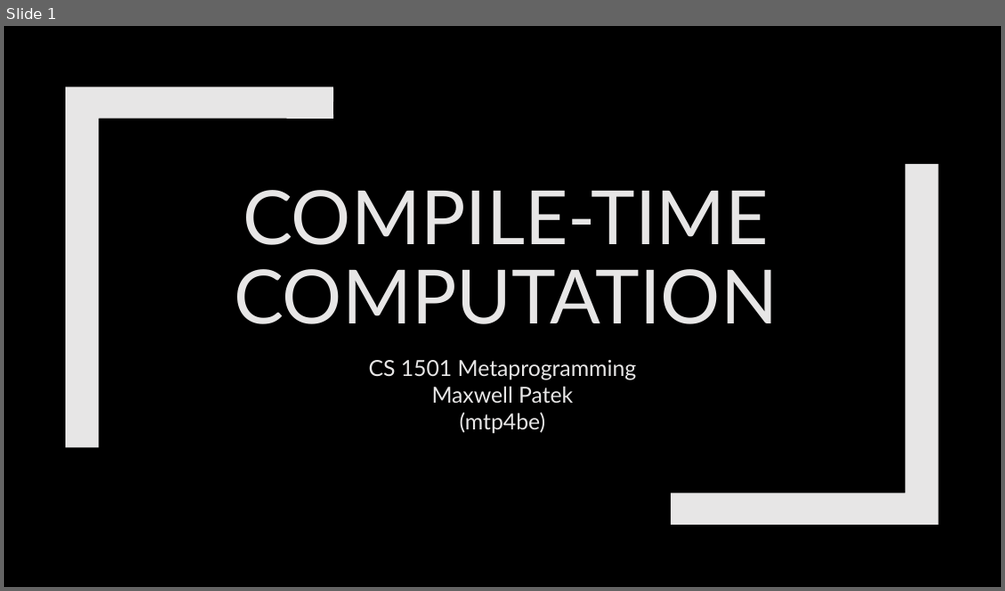
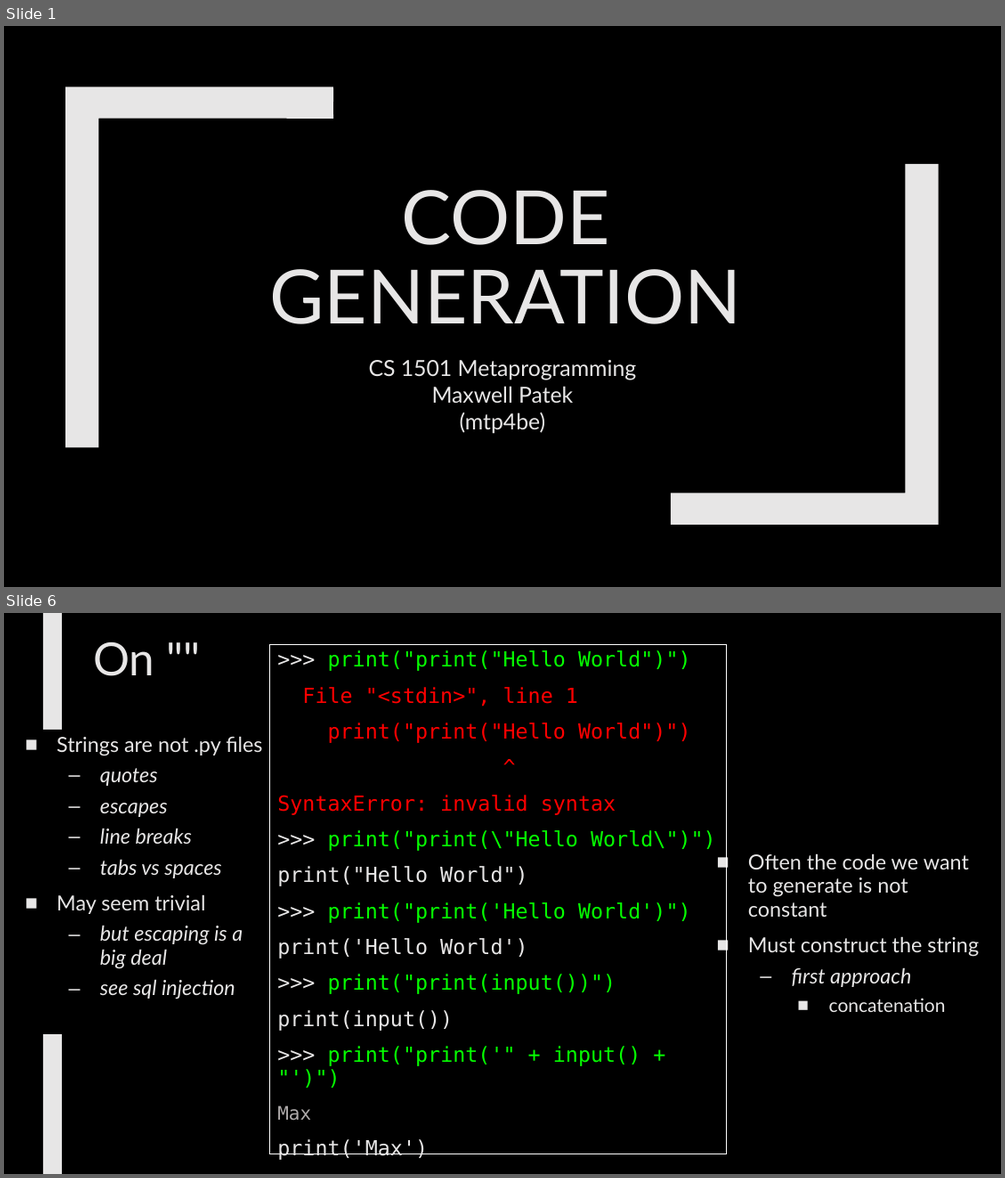
Before and after one commit to max7patek/metaprogramming, a slide deck: slides/09-CodeGeneration.pptx. Shown one above the other, each under a label of ours: slide 1 before the commit, slides 1 and 6 after it; the slides between them are not shown. The pictures are 1005x591 and 1005x1178 pixels, drawn with LibreOffice and Linux fonts; fonts in the diff are those of the drawing. Boxes give left, top, right and bottom in pixels: in the first picture for what was removed or moved away, otherwise in the second. Text is boxed around its words. In the diff, an @@ line names an element or a change of style, - is before the commit and + after.

Commit message:
Code Generation

```diff
--- a/slides/09-CodeGeneration.pptx
+++ b/slides/09-CodeGeneration.pptx
@@ slide 6 added at (x1=4, y1=613, x2=1001, y2=1174), background #000000 @@
@@ rectangle added at (x1=43, y1=613, x2=62, y2=1174), fill #E7E6E6 @@
@@ title added at (x1=93, y1=642, x2=154, y2=676), 44 pt, text #E7E6E6 @@
+On ""
@@ rectangle added at (x1=270, y1=644, x2=727, y2=1153), outline #FFFFFF 0.75 pt, 20 pt, text #05FF00 @@
+>>> print("print("Hello World")")
+File "<stdin>", line 1
+print("print("Hello World")")
+^
+SyntaxError: invalid syntax
+>>> print("print(\"Hello World\")")
+print("Hello World")
+>>> print("print('Hello World')")
+print('Hello World')
+>>> print("print(input())")
+print(input())
+>>> print("print('" + input() + "')")
+Max
+print('Max')
@@ text added at (x1=57, y1=736, x2=262, y2=999), 20 pt, text #E7E6E6, italic @@
+■ Strings are not .py files
+  – quotes
+  – escapes
+  – line breaks
+  – tabs vs spaces
+■ May seem trivial
+  – but escaping is a big deal
+  – see sql injection
@@ text added at (x1=748, y1=853, x2=979, y2=1012), 20 pt, text #E7E6E6 @@
+■ Often the code we want to generate is not constant
+■ Must construct the string
+  – first approach
+    ■ concatenation
@@ slide 1 changed as well @@
@@ title at (x1=269, y1=190, x2=741, y2=324): text changed @@
-COMPILE-TIME COMPUTATION
+CODE GENERATION
```
Also in this commit, not shown: 16 other slides added, 21 slides removed, 2 other files.
